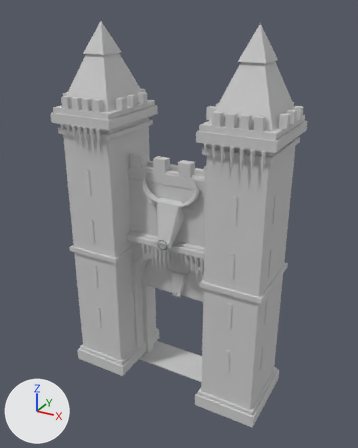
Renders of the glTF model assets/mahntor_gatehouse.glb from each side of a commit.
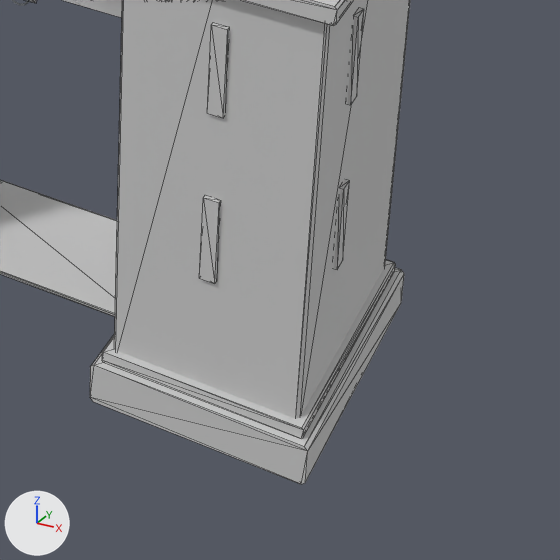
The first picture shows the older version from a 50 mm camera at (17.0, -31.5, 29.1) aimed at (0.3, -1.1, 13.9). The close-ups show the older and then the newer version on the part from 48% to 90% of the width and 66% to 100% of the height of that picture. Only the edits that show in the close-ups are written down. The axes (+X, +Y, +Z) are drawn at lower left. The lights are the same throughout. The close-ups show mesh edges as thin lines. Vertices at exactly the same position are counted once.

Objects in the first close-up: 'mahntor_gatehouse.blackstone', 'mahntor_gatehouse.obsidian', 'mahntor_gatehouse.polished' and 2 more.
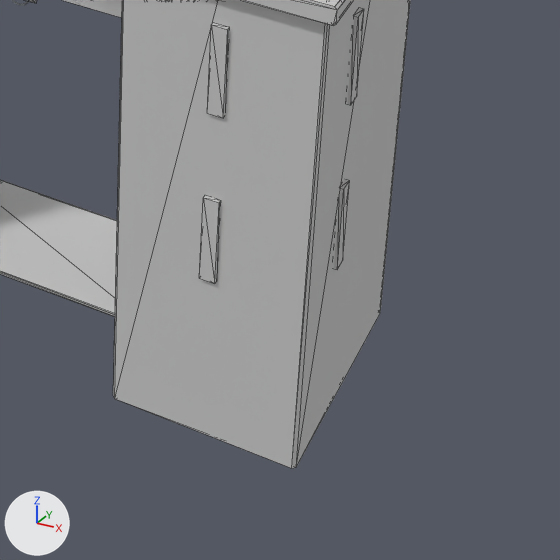
What differs and where, as boxes (x1, y1, x2, y2) in the close-ups (560 x 560 px):
'mahntor_gatehouse.blackstone', reshaped: before (114, 0, 410, 419); after (113, 0, 410, 468)
'mahntor_gatehouse.polished', reshaped: before (0, 0, 404, 484); after (0, 0, 353, 317)
part 2 of me_mahntor_gatehouse_polished, deleted: before (90, 268, 404, 484)
part 3 of me_mahntor_gatehouse_polished, deleted: before (102, 260, 396, 439)

The edits, one by one:
me_mahntor_gatehouse_blackstone has 408 vertices, 640 faces and spans x -8.6..8.6, y -4.1..1.9, z -0.1..28.0.
me_mahntor_gatehouse_blackstone is used by ob_mahntor_gatehouse_blackstone; location (0.0, 0.0, 0.0).
Before the commit, vertices of me_mahntor_gatehouse_blackstone: 179 (3.9, -3.8, 1.0), 180 (7.9, -3.8, 1.0), 181 (8.0, -3.7, 1.0), 182 (8.0, 1.5, 1.0), 183 (7.9, 1.6, 1.0).
Before the commit, vertices of me_mahntor_gatehouse_blackstone: 184 (3.9, 1.6, 1.0), 185 (3.8, 1.5, 1.0), 186 (3.8, -3.7, 1.0).
Part 1, on me_mahntor_gatehouse_blackstone:
Vertices 179 to 186 of me_mahntor_gatehouse_blackstone move by (0.0, 0.0, -1.0).
me_mahntor_gatehouse_polished is used by ob_mahntor_gatehouse_polished; location (0.0, 0.0, 0.0).
me_mahntor_gatehouse_polished had 782 vertices, 1360 faces and spanned x -8.5..8.5, y -4.3..2.1, z -0.1..22.4.
me_mahntor_gatehouse_polished now has 718 vertices, 1248 faces and spans x -8.5..8.5, y -4.3..2.1, z -0.1..22.4.
me_mahntor_gatehouse_polished part 2: the loose piece of 16 vertices spanning x 3.5..8.4, y -4.2..1.9, z 0.0..1.0 is deleted.
me_mahntor_gatehouse_polished part 3: the loose piece of 16 vertices spanning x 3.6..8.2, y -4.0..1.7, z 1.0..1.3 is deleted.
Other edits to the shape of me_mahntor_gatehouse_polished do not show in these pictures.
